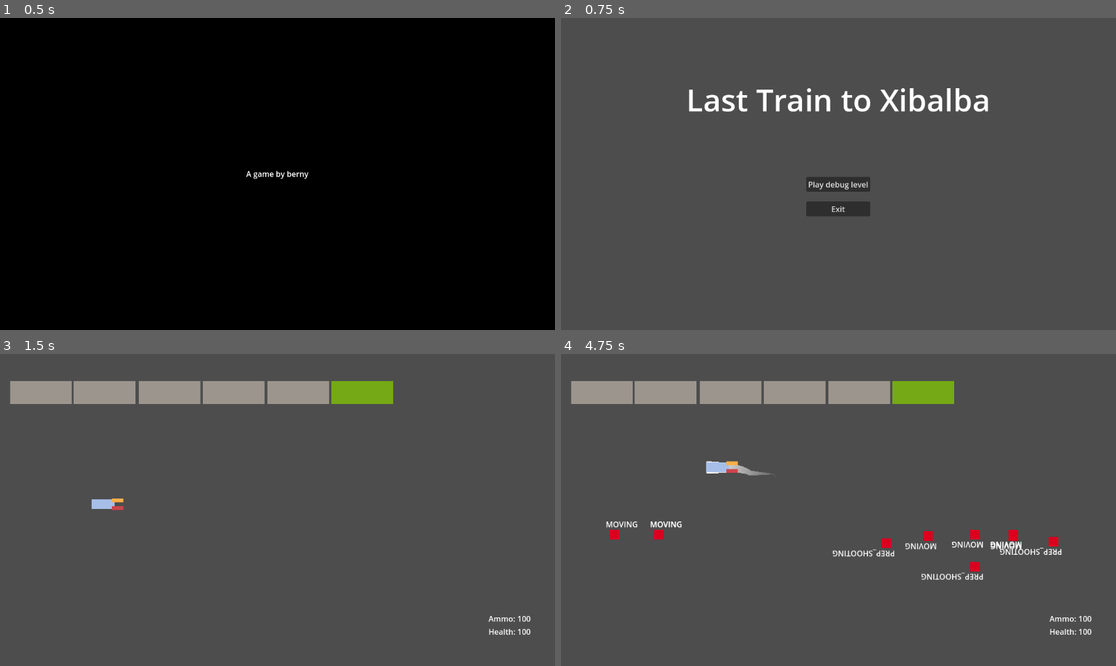
Above: before the commit, frames 1-4 (two rows, left to right).
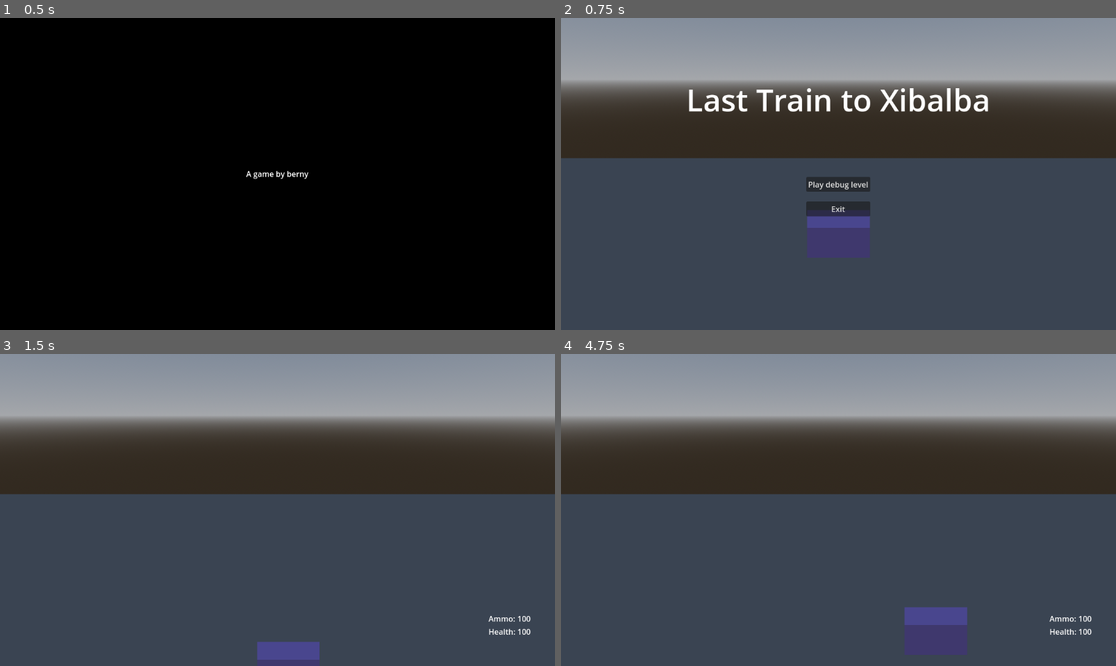
Above: after the commit, the same moments.

Repository: imberny/last-train-to-xibalba
Game: Godot game, scene res://src/main.tscn
Two runs of this game, one before a commit and one after it. Both use one fixed random seed, a clock stepped at 60 frames per second and the inputs below.
Inputs:
- Up to frame 1 (0.5 s): no input
- Up to frame 2 (0.75 s): tap Enter (ui_accept) at 0.5 s; hold Right (move_right) from 0.53 s (still down); tap Shift (boost) at 0.6 s
- Up to frame 3 (1.5 s): tap Enter (ui_accept) at 0.77 s; release Right (move_right) at 1.25 s; click "Play debug level" at 1.25 s
- Up to frame 4 (4.75 s): tap Enter (ui_accept) at 2, 2.27, 3.77, 4.52 s; hold Down (move_down) 2.03-2.78 s; tap F (flip_around) at 2.1, 4.35 s; hold Right (move_right) 2.78-3.53 s; tap Z (shoot_primary) at 2.85 s; hold Up (move_up) 3.53-4.28 s; tap Shift (boost) at 3.6 s; hold Left (move_left) from 4.28 s (still down)

Frame 1 is identical in both runs. In frame 2, 42% of the frame differs, in the area x 0-100%, y 0-77%; in frame 3, 39%; in frame 4, 41%.

Commit message:
Change level container to a node2d to hide it easily

Diff:
--- a/src/level_container.gd
+++ b/src/level_container.gd
@@ -1,4 +1,4 @@
-class_name LevelContainer extends Node
+class_name LevelContainer extends Node2D
 
 signal back_to_main_menu
 
--- a/src/main.tscn
+++ b/src/main.tscn
@@ -29,12 +29,13 @@
 _splash_scene = ExtResource("2_gh0ne")
 _title_scene = ExtResource("3_3cfgd")
 
-[node name="LevelContainer" type="Node" parent="."]
+[node name="LevelContainer" type="Node2D" parent="."]
+visible = false
 script = ExtResource("3_5q4o7")
 
-[node name="SubViewportContainer" type="SubViewportContainer" parent="LevelContainer"]
-visible = false
-z_index = 1
+[node name="LogManager" type="Node" parent="."]
+
+[node name="Viewport3DContainer" type="SubViewportContainer" parent="."]
 anchors_preset = 15
 anchor_right = 1.0
 anchor_bottom = 1.0
@@ -42,29 +43,27 @@
 grow_vertical = 2
 stretch = true
 
-[node name="SubViewport" type="SubViewport" parent="LevelContainer/SubViewportContainer"]
+[node name="SubViewport" type="SubViewport" parent="Viewport3DContainer"]
 handle_input_locally = false
 size = Vector2i(1152, 648)
-render_target_update_mode = 0
+render_target_update_mode = 4
 
-[node name="Camera3D" type="Camera3D" parent="LevelContainer/SubViewportContainer/SubViewport"]
+[node name="Camera3D" type="Camera3D" parent="Viewport3DContainer/SubViewport"]
 transform = Transform3D(1, 0, 0, 0, 0.956996, 0.290101, 0, -0.290101, 0.956996, 0, 1.01235, 2.51319)
 projection = 1
 current = true
 
-[node name="MeshInstance3D" type="MeshInstance3D" parent="LevelContainer/SubViewportContainer/SubViewport"]
+[node name="MeshInstance3D" type="MeshInstance3D" parent="Viewport3DContainer/SubViewport"]
 mesh = SubResource("PlaneMesh_3cfgd")
+skeleton = NodePath("../../../LevelContainer")
+
+[node name="Player3D" type="MeshInstance3D" parent="Viewport3DContainer/SubViewport"]
+mesh = SubResource("BoxMesh_kmhfv")
 skeleton = NodePath("../../..")
 
-[node name="Player3D" type="MeshInstance3D" parent="LevelContainer/SubViewportContainer/SubViewport"]
-mesh = SubResource("BoxMesh_kmhfv")
-skeleton = NodePath("../../../..")
-
-[node name="Level3DManager" type="Node" parent="LevelContainer/SubViewportContainer/SubViewport" node_paths=PackedStringArray("_player_3d_node")]
+[node name="Level3DManager" type="Node" parent="Viewport3DContainer/SubViewport" node_paths=PackedStringArray("_player_3d_node")]
 script = ExtResource("5_fyndt")
 _player_3d_node = NodePath("../Player3D")
 
-[node name="WorldEnvironment" type="WorldEnvironment" parent="LevelContainer/SubViewportContainer/SubViewport"]
+[node name="WorldEnvironment" type="WorldEnvironment" parent="Viewport3DContainer/SubViewport"]
 environment = SubResource("Environment_rlaii")
-
-[node name="LogManager" type="Node" parent="."]
